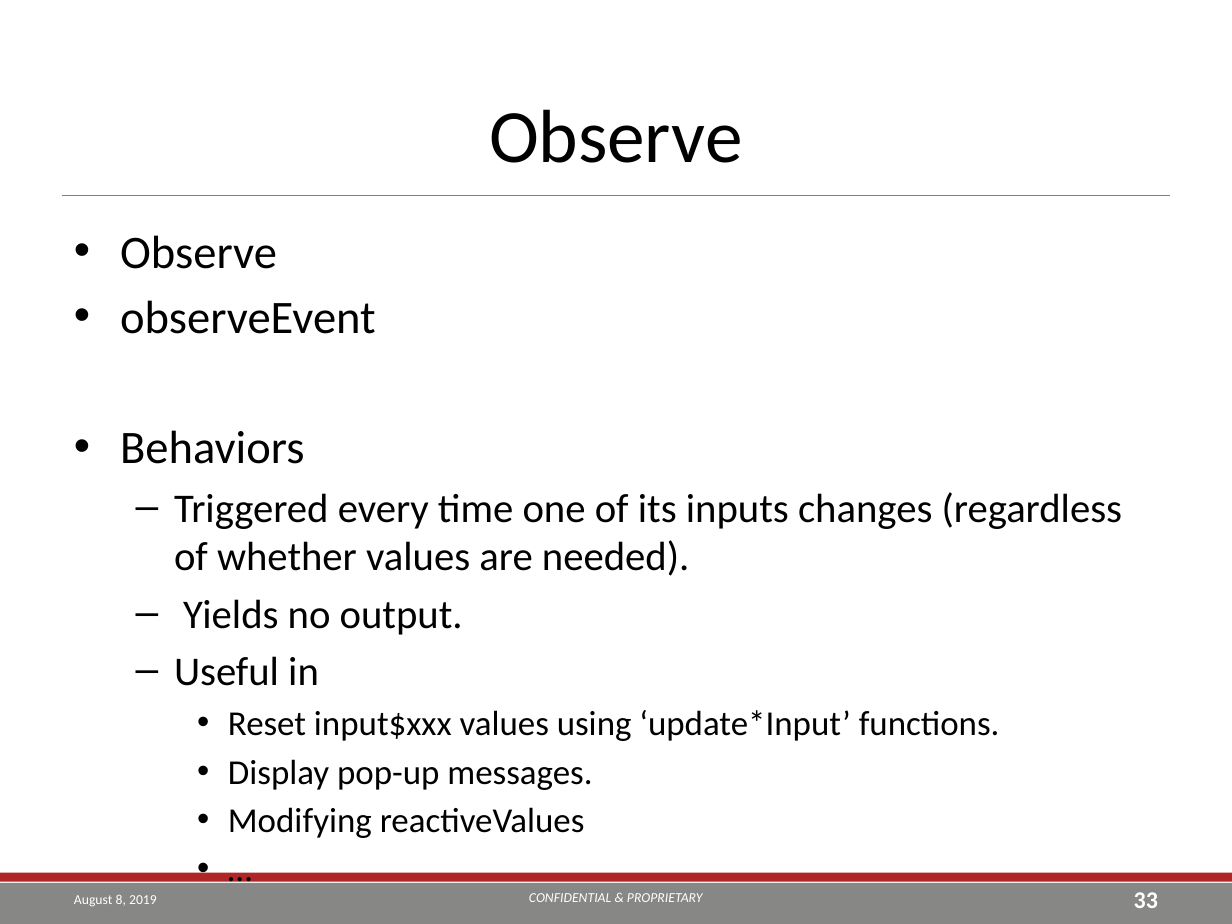
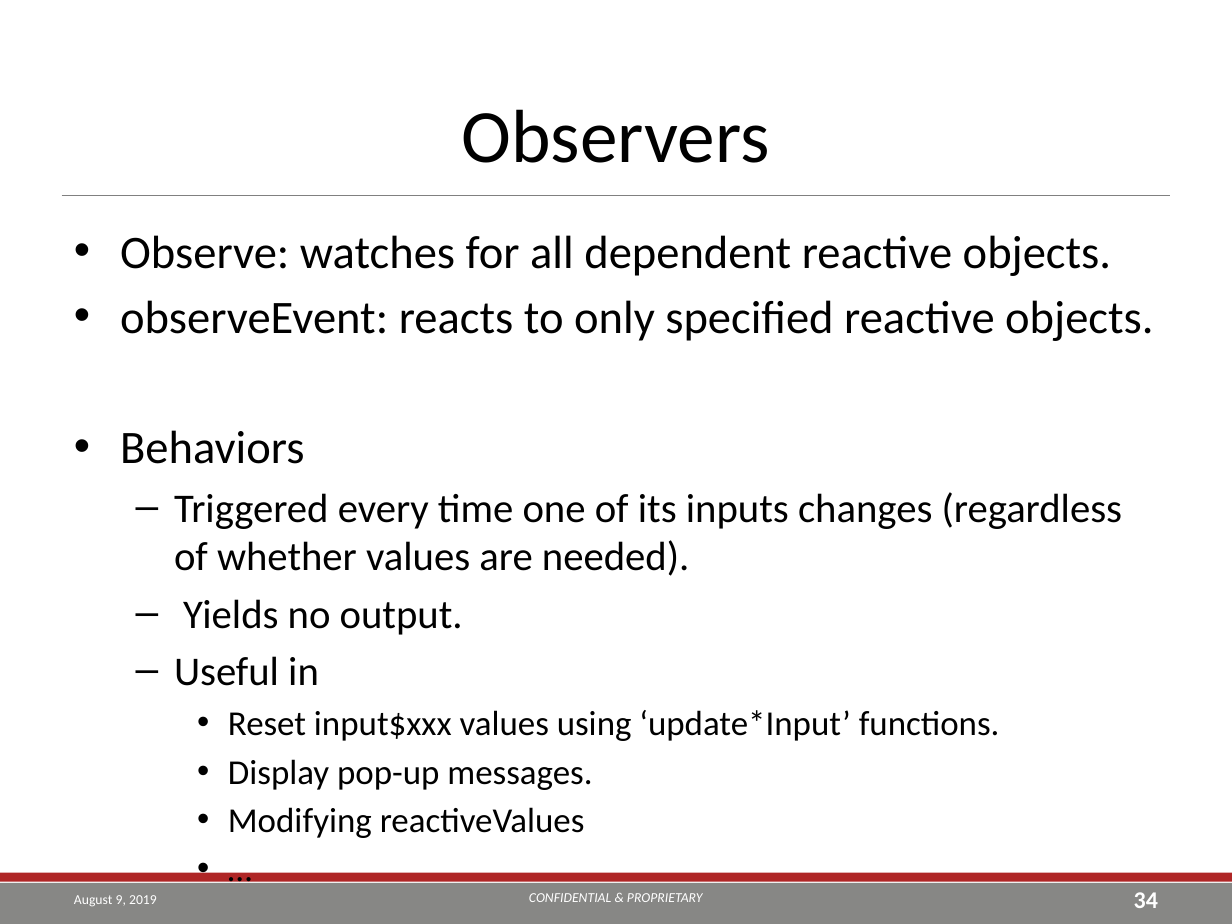
Before and after one commit to TEA-Analytics/ShinyWorkshop, a slide deck: slide 34 of Day 1.pptx (slide 33 before the commit). Drawn at 1232x924 pixels with LibreOffice and Linux fonts; fonts in the diff are those of the drawing; background and template pictures are left out. Boxes give left, top, right and bottom in pixels: in the first picture for what was removed or moved away, otherwise in the second. Text is boxed around its words. In the diff, an @@ line names an element or a change of style, - is before the commit and + after.

```diff
--- a/Day 1.pptx
+++ b/Day 1.pptx
@@ title at [462, 109, 770, 163]: text changed @@
-Observe
+Observers
@@ text at [120, 235, 1153, 341]: text changed @@
-• Observe
-• observeEvent
+• Observe: watches for all dependent reactive objects.
+• observeEvent: reacts to only specified reactive objects.
@@ text at [74, 895, 157, 906]: text changed @@
-August 8, 2019
+August 9, 2019
@@ page number at [1134, 892, 1158, 908]: text changed @@
-33
+34
```
Also in this commit, not shown: 47 other slides changed, 2 slides added, 2 slides removed, 3 other files.
